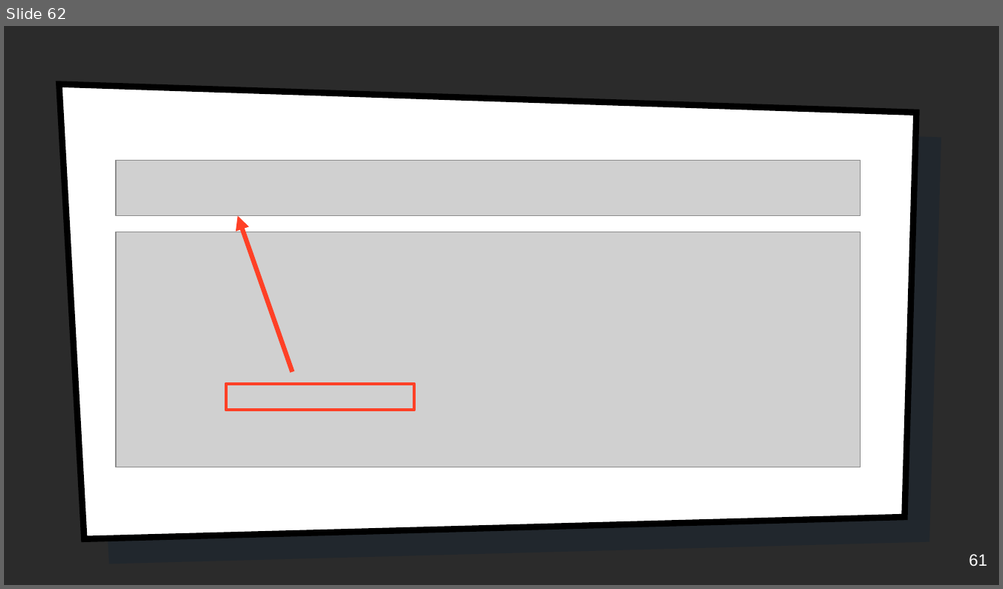
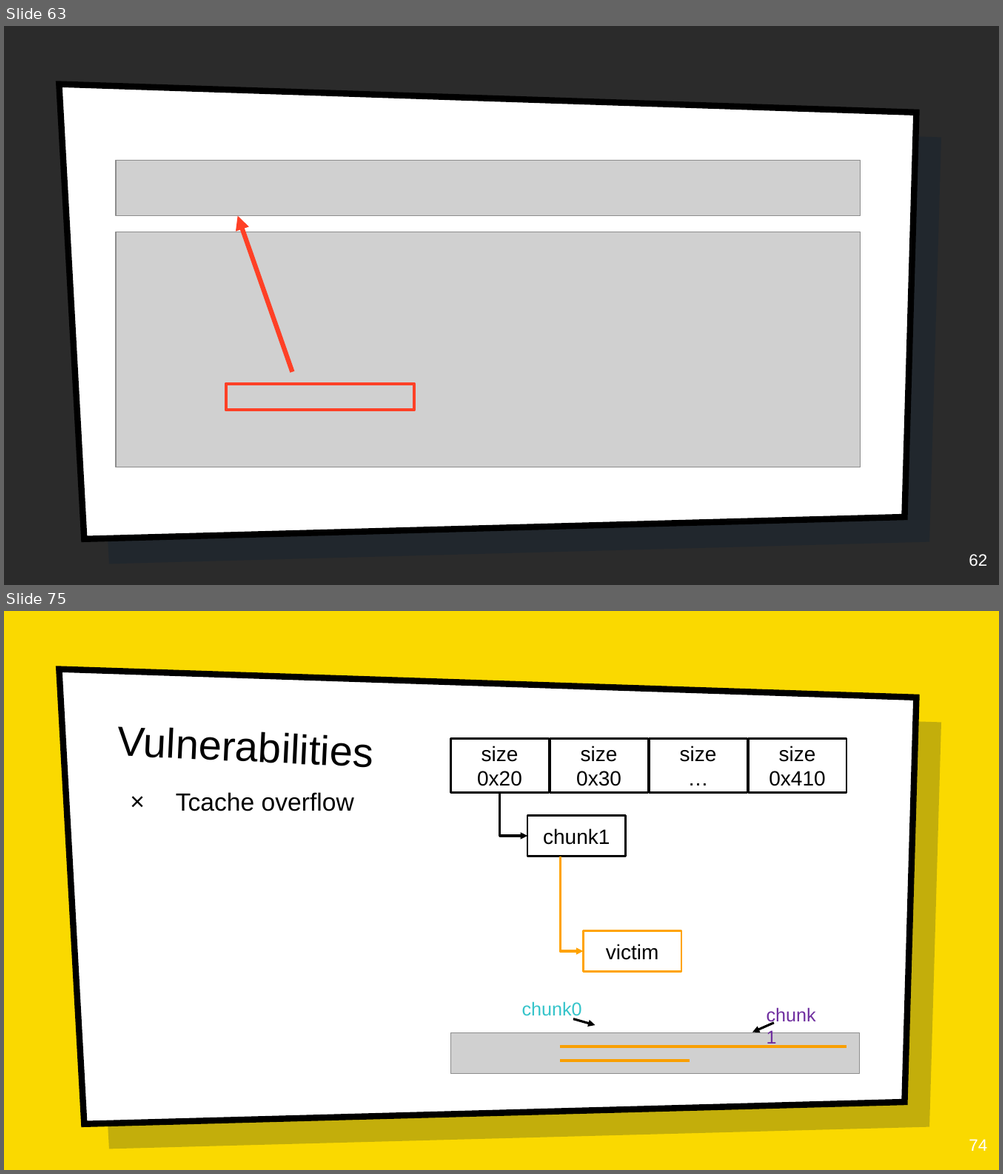
Before and after one commit to tiffanyb/tiffanyb.github.io, a slide deck: courses/cse545/slides/11-heap-4.pptx. Shown one above the other, each under a label of ours: slide 62 before the commit, slides 63 and 75 after it; the slides between them are not shown. The pictures are 1003x589 and 1003x1174 pixels, drawn with LibreOffice and Linux fonts; fonts in the diff are those of the drawing; grey boxes stand for pictures; background and template pictures are left out; a plain dark background stands for a picture behind light text. Boxes give left, top, right and bottom in pixels: in the first picture for what was removed or moved away, otherwise in the second. Text is boxed around its words. In the diff, an @@ line names an element or a change of style, - is before the commit and + after.

```diff
--- a/courses/cse545/slides/11-heap-4.pptx
+++ b/courses/cse545/slides/11-heap-4.pptx
@@ slide 75 added at box(4, 611, 999, 1170), background picture (left out); not listed: 2 template elements that a slide beside it also shows @@
@@ title added at box(116, 726, 373, 768), 40 pt, text #000000 @@
+Vulnerabilities
@@ rectangle added at box(450, 738, 549, 793), fill #FFFFFF, outline #000000 2 pt, 20 pt, text #000000 @@
+size
+0x20
@@ rectangle added at box(549, 738, 648, 793), fill #FFFFFF, outline #000000 2 pt, 20 pt, text #000000 @@
+size
+0x30
@@ rectangle added at box(649, 738, 747, 793), fill #FFFFFF, outline #000000 2 pt, 20 pt, text #000000 @@
+size
+…
@@ rectangle added at box(748, 738, 846, 793), fill #FFFFFF, outline #000000 2 pt, 20 pt, text #000000 @@
+size
+0x410
@@ text added at box(176, 792, 354, 812), 24 pt, text #000000 @@
+× Tcache overflow
@@ elbow arrow added from (499, 793) to (527, 836), #000000 2.25 pt @@
@@ rectangle added at box(527, 815, 626, 857), fill #FFFFFF, outline #000000 2 pt, 20 pt, text #000000 @@
+chunk1
@@ elbow arrow added from (560, 857) to (583, 951), #FFA300 2.25 pt @@
@@ rectangle added at box(583, 931, 681, 972), fill #FFFFFF, outline #FFA300 2 pt, 20 pt, text #000000 @@
+victim
@@ text added at box(522, 1002, 582, 1020), 18 pt, text #35C4CA @@
+chunk0
@@ text added at box(759, 999, 831, 1030), 18 pt, text #7030A0 @@
+chunk1
@@ arrow added from (573, 1019) to (595, 1026), #000000 2.25 pt @@
@@ arrow added from (774, 1023) to (752, 1033), #000000 2.25 pt @@
@@ picture added at box(450, 1034, 859, 1074) @@
@@ line added from (560, 1047) to (846, 1047), #F99F00 3 pt @@
@@ line added from (560, 1061) to (690, 1061), #F99F00 3 pt @@
@@ page number added at box(968, 1139, 987, 1151), 16 pt, text #FFFFFF @@
+74
@@ what was slide 62 is now slide 63 @@
@@ page number at box(968, 554, 987, 566): text changed @@
-61
+62
```
Also in this commit, not shown: 2 slides changed, 19 other slides added, 2 slides removed, 23 other files.
